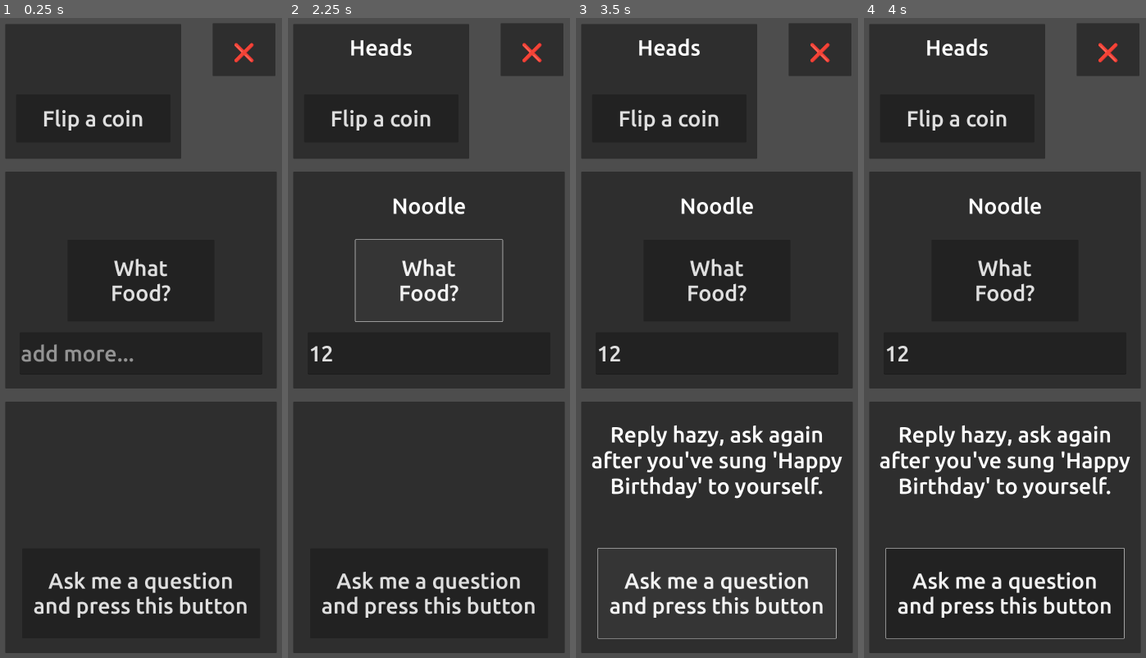
Above: before the commit, frames 1-4 (left to right).
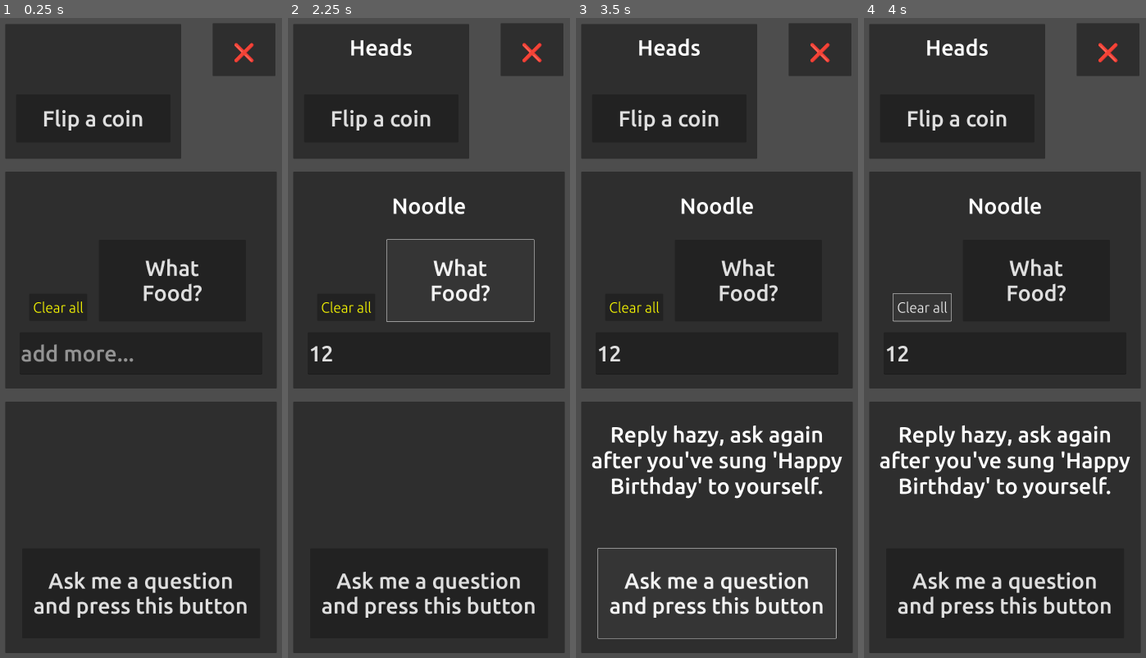
Above: after the commit, the same moments.

Repository: edorain/Food-Chooser
Game: Godot game, scene res://home.tscn
Two runs of this game, one before a commit and one after it. Both use one fixed random seed, a clock stepped at 60 frames per second and the inputs below.
Inputs (mouse positions are in pixels of both pictures, inside the frame that each line leads up to):
- Up to frame 1 (0.25 s): no input
- Up to frame 2 (2.25 s): click (429, 350) at 0.52 s; type "12" at 0.6 s; click "Flip a coin" at 1.25 s; click "What Food?" at 2 s
- Up to frame 3 (3.5 s): click "Ask me a question and press t…" at 2.75 s
- Up to frame 4 (4 s): click (923, 306) at 3.5 s, where only the run after the commit has a clickable "Clear all"

The runs differ from the first frame. In frame 1, 1.0% of the frame differs, in the area x 11-72%, y 37-47%; in frame 2, 1.2%; in frame 3, 1.0%; in frame 4, 1.4%, in the area x 7-93%, y 37-98%.

Commit message:
added a clear all button for the food type

Diff:
--- a/CoinFlipper.gd
+++ b/CoinFlipper.gd
@@ -5,7 +5,7 @@
 @export var button_function = button_types.CoinFlipper
 
 enum sides {Heads,Tails}
-var food_types = ["Noodle","Rice","Bread"]
+var food_types : Array = ["Noodle","Rice","Bread"]
 var wisdom_by_magic = [
 	"Outlook hazy, try again after you've had your morning coffee.",
 	"Sorry, I can't answer that until you finish your broccoli.",
@@ -56,7 +56,8 @@
 		var flipped = sides.find_key(randomness)
 		_displaythetext(flipped)
 	elif button_function == button_types.RandomFood :
-		_displaythetext(food_types.pick_random())
+		if food_types != [] :
+			_displaythetext(food_types.pick_random())
 	elif button_function == button_types.Magic8Ball :
 		_displaythetext(wisdom_by_magic.pick_random())
 
@@ -68,3 +69,8 @@
 func _on_line_edit_text_submitted(new_text):
 	food_types.append(new_text)
 	$LineEdit.clear()
+
+
+
+func _on_clear_button_pressed():
+	food_types = []
--- a/home.tscn
+++ b/home.tscn
@@ -1,8 +1,12 @@
-[gd_scene load_steps=4 format=3 uid="uid://i5hwbya1riqb"]
+[gd_scene load_steps=6 format=3 uid="uid://i5hwbya1riqb"]
 
 [ext_resource type="Script" path="res://home.gd" id="1_67awj"]
 [ext_resource type="Theme" uid="uid://4e5c7u2o0uwr" path="res://Default.tres" id="1_oby1v"]
 [ext_resource type="Script" path="res://CoinFlipper.gd" id="1_vpwvm"]
+[ext_resource type="FontFile" uid="uid://cefi7tgj0a34h" path="res://Font/UBUNTU-L.TTF" id="4_6awj5"]
+
+[sub_resource type="FontVariation" id="FontVariation_5242x"]
+base_font = ExtResource("4_6awj5")
 
 [node name="Home" type="Node"]
 script = ExtResource("1_67awj")
@@ -92,10 +96,10 @@
 [node name="Button" type="Button" parent="Zone_2/RandomFood"]
 layout_mode = 1
 anchors_preset = -1
-anchor_left = 0.224183
-anchor_top = 0.314691
-anchor_right = 0.776033
-anchor_bottom = 0.315
+anchor_left = 0.339839
+anchor_top = 0.314384
+anchor_right = 0.891689
+anchor_bottom = 0.314693
 offset_left = 5.2
 offset_top = 0.00799561
 offset_right = -5.398
@@ -117,6 +121,17 @@
 theme = ExtResource("1_oby1v")
 placeholder_text = "add more..."
 metadata/_edit_use_anchors_ = true
+
+[node name="ClearButton" type="Button" parent="Zone_2/RandomFood"]
+layout_mode = 0
+offset_left = 88.0
+offset_top = 446.0
+offset_right = 300.0
+offset_bottom = 545.0
+theme_override_colors/font_color = Color(1, 1, 0, 1)
+theme_override_fonts/font = SubResource("FontVariation_5242x")
+theme_override_font_sizes/font_size = 52
+text = "Clear all"
 
 [node name="Zone_3" type="Control" parent="."]
 layout_mode = 3
@@ -190,5 +205,6 @@
 [connection signal="pressed" from="Zone_1/CoinFlipper/Button" to="Zone_1/CoinFlipper" method="_on_button_pressed"]
 [connection signal="pressed" from="Zone_2/RandomFood/Button" to="Zone_2/RandomFood" method="_on_button_pressed"]
 [connection signal="text_submitted" from="Zone_2/RandomFood/LineEdit" to="Zone_2/RandomFood" method="_on_line_edit_text_submitted"]
+[connection signal="pressed" from="Zone_2/RandomFood/ClearButton" to="Zone_2/RandomFood" method="_on_clear_button_pressed"]
 [connection signal="pressed" from="Zone_3/Magic8Ball/Button" to="Zone_3/Magic8Ball" method="_on_button_pressed"]
 [connection signal="pressed" from="ExitButton" to="." method="_on_exit_button_pressed"]
Not shown, changed: APK/FoodChooser.apk
Not shown, changed: APK/FoodChooser.apk.idsig
